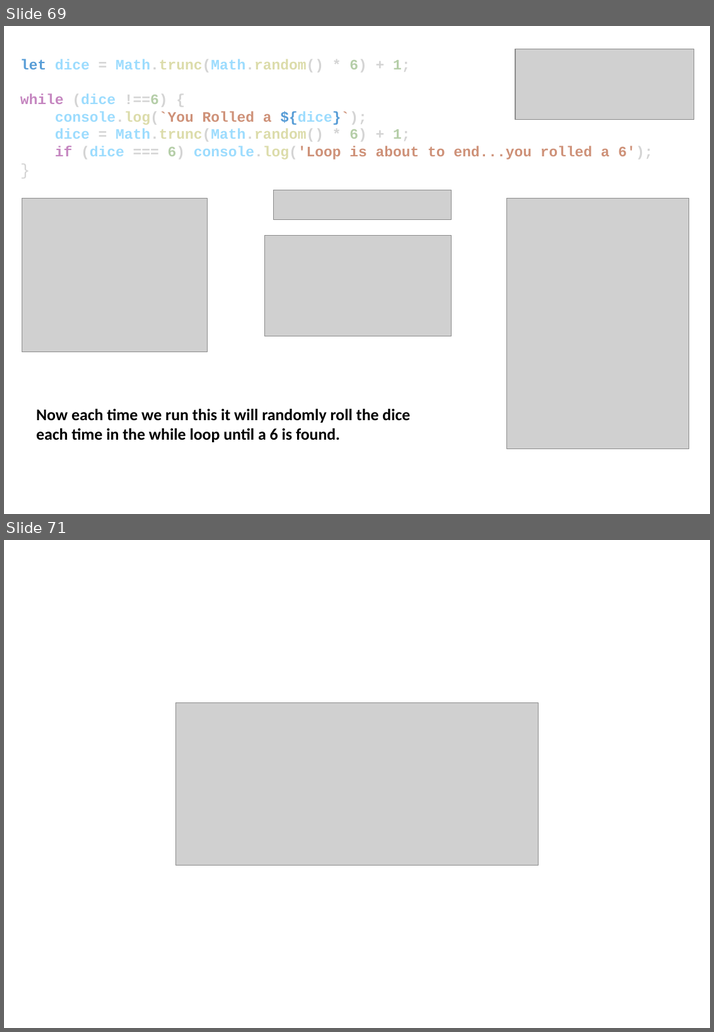
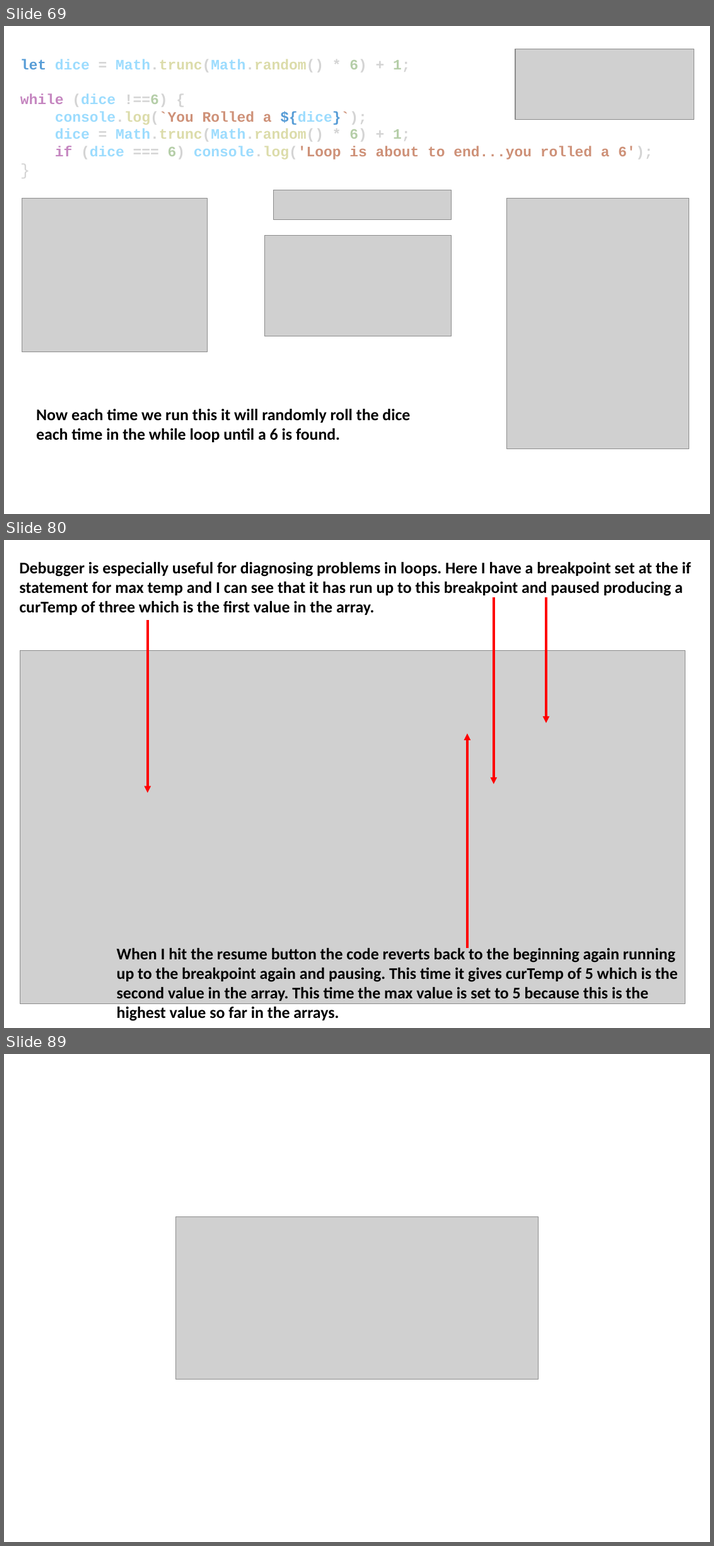
Before and after one commit to EL-EL-BCN/Complete-Javascript-Course, a slide deck: complete-javascript-course.pptx. Shown one above the other, each under a label of ours: slides 69 and 71 before the commit, slides 69, 80 and 89 after it; the slides between them are not shown. The pictures are 714x1032 and 714x1546 pixels, drawn with LibreOffice and Linux fonts; fonts in the diff are those of the drawing; grey boxes stand for pictures. Boxes give left, top, right and bottom in pixels: in the first picture for what was removed or moved away, otherwise in the second. Text is boxed around its words. In the diff, an @@ line names an element or a change of style, - is before the commit and + after.

```diff
--- a/complete-javascript-course.pptx
+++ b/complete-javascript-course.pptx
@@ slide 80 added at [4, 540, 710, 1028], background #FFFFFF @@
@@ text added at [19, 562, 690, 615], 18 pt, text #000000, bold @@
+Debugger is especially useful for diagnosing problems in loops. Here I have a breakpoint set at the if statement for max temp and I can see that it has run up to this breakpoint and paused producing a curTemp of three which is the first value in the array.
@@ arrow added from (494, 597) to (494, 784), #FF0000 2.5 pt @@
@@ arrow added from (546, 597) to (546, 723), #FF0000 2.5 pt @@
@@ arrow added from (148, 620) to (148, 793), #FF0000 2.5 pt @@
@@ picture added at [20, 651, 686, 1004] @@
@@ arrow added from (467, 948) to (467, 733), #FF0000 2.5 pt @@
@@ text added at [117, 948, 677, 1021], 18 pt, text #000000, bold @@
+When I hit the resume button the code reverts back to the beginning again running up to the breakpoint again and pausing. This time it gives curTemp of 5 which is the second value in the array. This time the max value is set to 5 because this is the highest value so far in the arrays.
@@ what was slide 71 is now slide 89 @@
```
Also in this commit, not shown: 2 slides changed, 17 other slides added, 6 other files.
